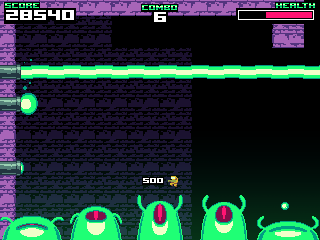
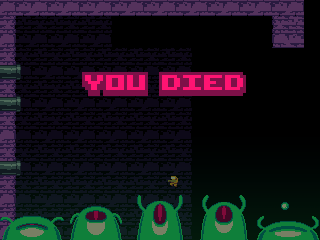
Layer changes from the first 320px x 240px image to the second:
added layer "YOU DIED" above "Layer 4" over [left=82, top=72, right=246, bottom=96]
added layer "Layer 4" (50%) above "hud" over [left=0, top=0, right=320, bottom=240]
moved "health" into group "hud" over [left=236, top=2, right=315, bottom=24]
moved "combo" into group "hud" over [left=141, top=4, right=178, bottom=22]
moved "score" into group "hud" over [left=4, top=2, right=76, bottom=24]
moved "500" into group "hud" over [left=142, top=177, right=164, bottom=185]
hid "gyser" over [left=21, top=59, right=320, bottom=174]
